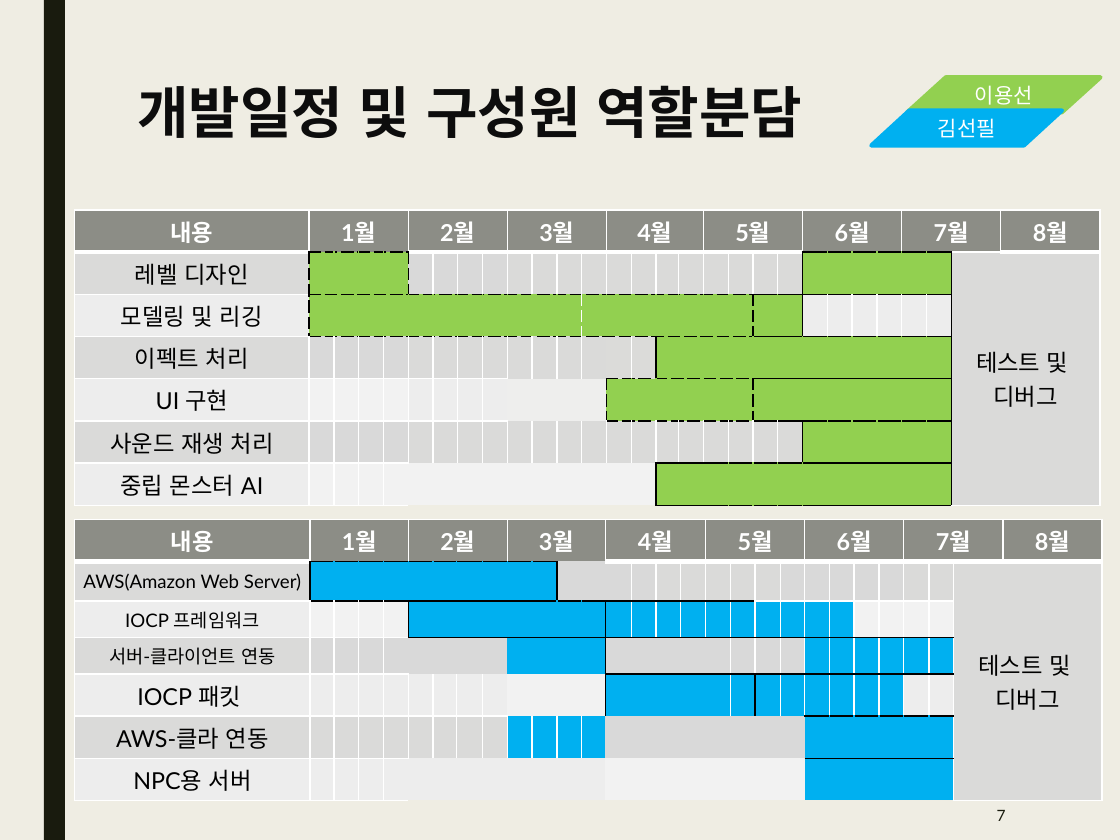
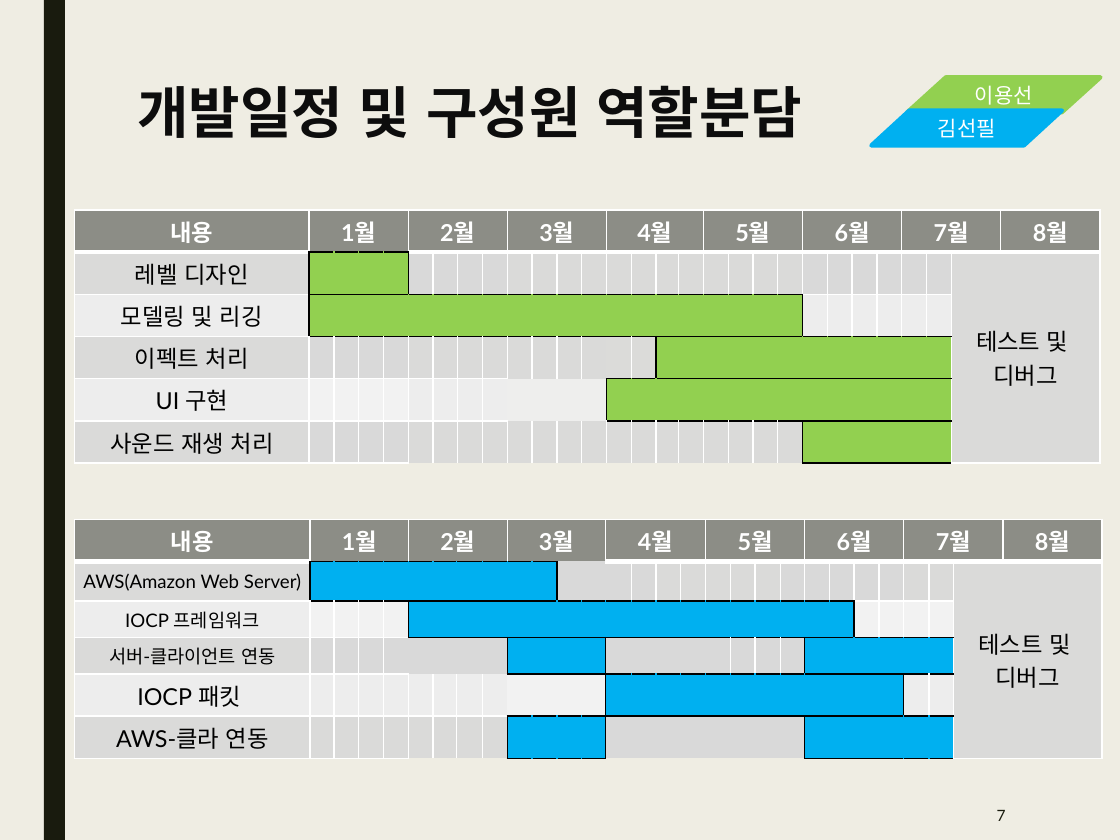
Before and after one commit to Kim2Kang/Documents, a slide deck: slide 7 of 제안서/발표용 제안서/중간/Legend Of Doodles_정휘현_김나단_이용선_김선필_1.3.0ver (발표).pptx. Drawn at 1120x840 pixels with LibreOffice and Linux fonts; fonts in the diff are those of the drawing. Boxes give left, top, right and bottom in pixels: in the first picture for what was removed or moved away, otherwise in the second. Text is boxed around its words. In the diff, an @@ line names an element or a change of style, - is before the commit and + after.

```diff
--- a/제안서/발표용 제안서/중간/Legend Of Doodles_정휘현_김나단_이용선_김선필_1.3.0ver (발표).pptx
+++ b/제안서/발표용 제안서/중간/Legend Of Doodles_정휘현_김나단_이용선_김선필_1.3.0ver (발표).pptx
@@ table at [75, 209, 1096, 458] @@
-row 7: 중립 몬스터 AI |  |  |  |  |  |  |  |  |  |  |  |  |  |  |  |  |  |  |  |  |  |  |  |  |  |  |  | 
@@ table at [75, 520, 1100, 753] @@
-row 7: NPC용 서버 |  |  |  |  |  |  |  |  |  |  |  |  |  |  |  |  |  |  |  |  |  |  |  |  |  |  |  | 
```
Also in this commit, not shown: 1 other slide changed, 1 other file.
